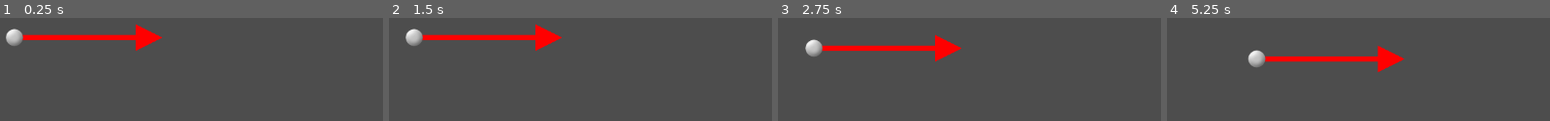
Above: before the commit, frames 1-4 (left to right).
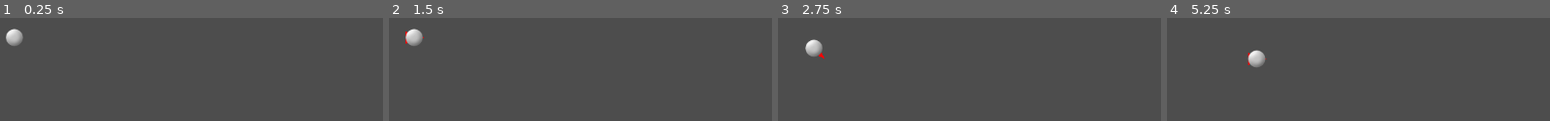
Above: after the commit, the same moments.

Repository: vibrunazo/godot-vector
Game: Godot game, scene res://scenes/map.tscn
Same seed, same stepped clock (60 frames per second), same inputs: the game is played once before the commit and once after it.
Inputs:
- Up to frame 1 (0.25 s): no input
- Up to frame 2 (1.5 s): tap Enter at 0.5 s; hold Right (ui_right) 0.53-1.28 s; tap Space at 1.25 s; hold Down (ui_down) from 1.28 s (still down)
- Up to frame 3 (2.75 s): tap Enter at 2 s; release Down (ui_down) at 2.03 s; hold Right (ui_right) from 2.03 s (still down)
- Up to frame 4 (5.25 s): tap Space at 2.75, 4.25 s; release Right (ui_right) at 2.78 s; hold Up (ui_up) 2.78-3.53 s; tap Enter at 3.5 s; hold Left (ui_left) 3.53-5.03 s; hold Down (ui_down) from 5.03 s (still down)

The runs differ from the first frame. In frame 1, 2.6% of the frame differs, in the area x 5-43%, y 5-32%; in frame 2, 2.6%; in frame 3, 2.7%; in frame 4, 2.7%, in the area x 21-63%, y 27-54%.

Commit message:
draw vector

Diff:
--- a/scenes/car.gd
+++ b/scenes/car.gd
@@ -16,8 +16,27 @@
 	pass
 
 func _draw():
-	draw_line(Vector2.ZERO, Vector2(200, 0), Color.RED, 8)
-	var arrow_head = [Vector2(220, 0), Vector2(180, 20), Vector2(180, -20)]
+	var to = grid2pix(svector)
+	draw_arrow(Vector2.ZERO, to)
+
+func draw_arrow(from: Vector2, to: Vector2):
+	# full vector
+	var v = to - from
+	# remove the tip of the full vector by this much
+	var tip = v.normalized() * 10
+	# the final vector to draw with the tip removed
+	var line = v - tip
+	draw_line(from, line, Color.RED, 4)
+	var head_angle = 0.3 #rad
+	var h1 = v
+	h1 = - h1.normalized().rotated(head_angle) * 30
+	var e1 = to + h1
+#	draw_line(to, e1, Color.PURPLE, 3)
+	var h2 = v
+	h2 = - h2.normalized().rotated(-head_angle) * 30
+	var e2 = to + h2
+#	draw_line(to, e2, Color.PURPLE, 3)
+	var arrow_head = [to, e1, e2]
 	draw_colored_polygon(arrow_head, Color.RED)
 
 func _input(event):
@@ -33,6 +52,7 @@
 func input_move(v: Vector2):
 	next_move = v
 	move()
+	queue_redraw()
 
 func move():
 	svector += next_move
